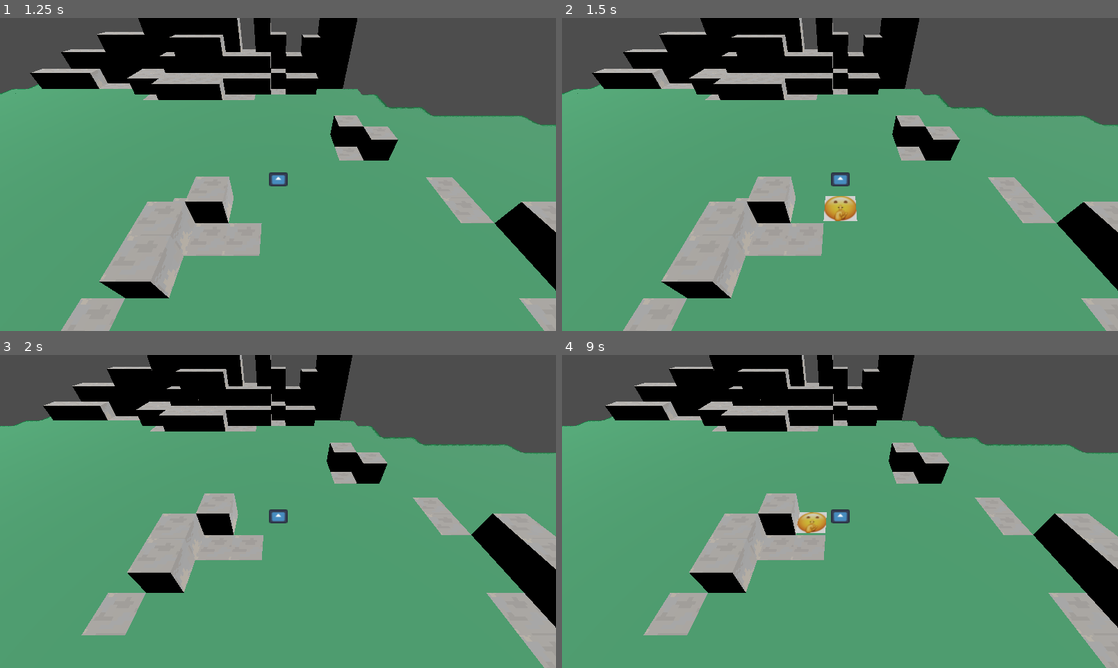
Above: before the commit, frames 1-4 (two rows, left to right).
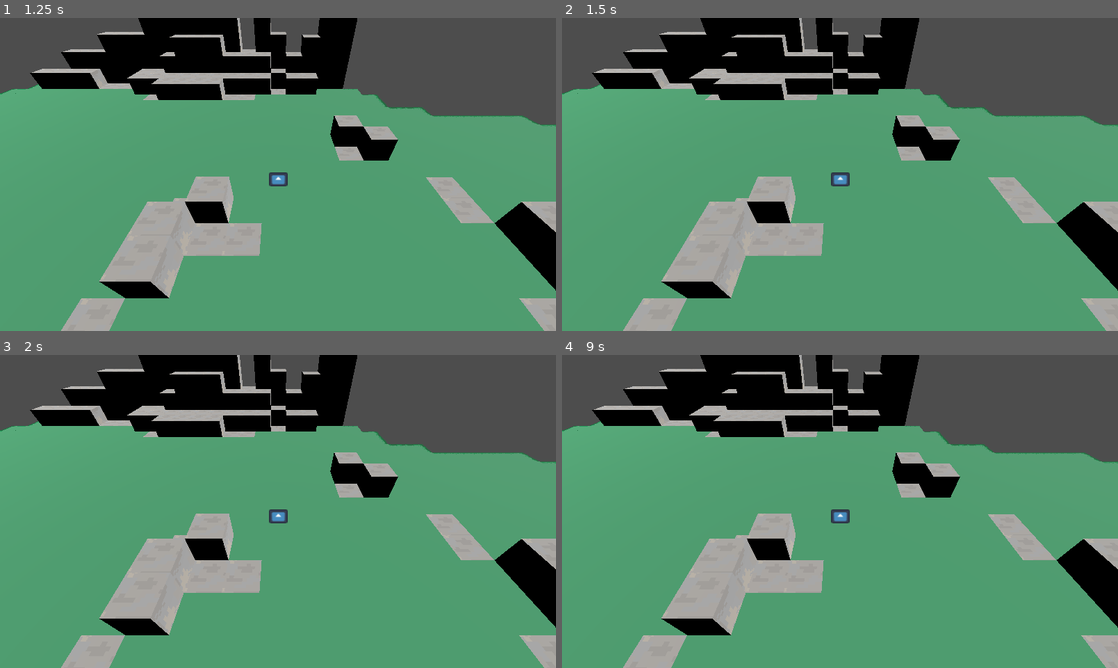
Above: after the commit, the same moments.

Repository: Loaphs/shroomland
Game: Godot game, scene res://Scenes/World/main.tscn
The game is run twice, just before and just after one commit, with the same random seed, the same clock (stepped at 60 frames per second) and the same inputs. The engine's default icon, where the game draws it, is replaced by a stand-in: a white triangle on a blue panel in a dark square.
Inputs:
- Up to frame 1 (1.25 s): tap Enter (ui_accept) at 0.5, 0.77, 0.8, 1.07 s; hold Right (ui_right) from 0.53 s (still down); hold Space (space) from 0.53 s (still down)
- Up to frame 2 (1.5 s): tap Enter (ui_accept) at 1.25, 1.35 s; release Right (ui_right) at 1.28 s; release Space (space) at 1.28 s; hold Down (ui_down) from 1.28 s (still down)
- Up to frame 3 (2 s): keep holding Down (ui_down); tap Enter (ui_accept) at 1.52, 1.82 s; tap Space (space) at 1.55 s
- Up to frame 4 (9 s): tap Enter (ui_accept) at 2, 2.3, 2.75, 3.02, 3.32, 3.5, 4.52, 4.82, 5.3, 5.85, 6.02, 6.32, 6.77, 6.8, 7.07, 7.52, 7.82 s; release Down (ui_down) at 2.03 s; hold Right (ui_right) 2.03-2.78 s; hold Space (space) 2.03-2.78 s; hold Up (ui_up) 2.78-3.53 s; tap Space (space) at 2.85, 4.35, 6.05, 7.35, 8.85 s; hold Enter (ui_accept) 3.53-4.28 s; hold Left (ui_left) 3.53-5.03 s; hold Down (ui_down) 5.03-5.78 s; hold Space (space) 5.03-5.78 s; hold Right (ui_right) 5.78-6.53 s; hold Up (ui_up) 6.53-7.28 s; hold Space (space) 6.53-7.28 s; hold Right (ui_right) 7.28-8.03 s; hold Down (ui_down) 8.03-8.78 s; hold Enter (ui_accept) 8.03-8.78 s; hold Left (ui_left) from 8.78 s (still down)

Frame 1 is identical in both runs. In frame 2, 0.5% of the frame differs, in the area x 47-54%, y 56-65%; in frame 3, 16%; in frame 4, 16%, in the area x 0-100%, y 0-100%.

Commit message:
added folders, finalized border and quality control on grid movement

Diff:
--- a/Scenes/Grid/game_board2.gd
+++ b/Scenes/Grid/game_board2.gd
@@ -1,13 +1,15 @@
 extends Node3D
 
 
-@export var size := Vector2(9, 9)
+@export var size := Vector2(13, 13) 	# HAS TO BE ODD (doesn't have to be, but please make odd)
 @export var cell_size := Vector2(2, 2)
 
 @export var move_speed := .2
 
 var grid_array : PackedVector2Array
 var selected_grid : PackedVector2Array
+var creature_grid : PackedVector2Array
+var used_cells : Array[Vector3i]
 var grid_center := Vector2(floori(size.x/2), floori(size.y/2))
 var grid_world_center : Vector3i
 var cell : Vector2
@@ -18,13 +20,17 @@
 var player : Node3D
 
 var selected_creature
+@export var creatures : Array[Node3D]
 
 
 func _ready():
 	grid = $"../GridMap"
 	player = $"../Character"
 	player.moving = false
+	used_cells = grid.get_used_cells()
 	enter_combat()
+	creatures.append(player)
+
 
 # DECLARES GLOBAL COMBAT
 func enter_combat():
@@ -33,75 +39,98 @@
 
 # CREATES GRID
 func create_grid():
-	# CREATES GRID ARRAY, (9,9), STARTING AT (-4) AND GOING TO (4)
+	# CREATES GRID ARRAY, (9,9), STARTING AT (-4) AND GOING TO (4) (or whatever the size is)
 	for y in size.y:
 		for x in size.x:
 			grid_array.append(Vector2(x, y) - grid_center)
+
 	# SETS THE PLAYER POSITION IN THE GRID TO 0,0, THE CENTER OF THE GRID
 	player.current_grid_position = Vector2.ZERO
+	grid_world_center = to_global(grid.map_to_local(player.position))
+	for creature in creatures:
+		creature_grid.append(Vector2(grid.map_to_local(creature.position).x + grid_world_center.x, grid.map_to_local(creature.position).z + grid_world_center.z))
 
-	# ******* PROBLEM WITH SETTING THE GRID_WORLD_CENTER (NOT CENTERED ON PLAYER, WEIRD INTERACTION WITH PLAYER COORDS)
-
-	# GETS THE GRID CENTER IN GLOBAL COORDINATES
-	grid_world_center = to_global(grid.map_to_local(player.position))
 
 # ADDS MOVEMENT ORDER TO QUEUE
 func add_move_item(item):
 	# CHECKS BOUND ON MOVEMENT ORDERS ACCORDING TO CREATURE TYPE
 	if selected_creature.move_queue.size() <= selected_creature.move_frames - 1:
-		# CHECKS BOUND ON MOVEMENT ORDERS ACCORDING TO GRID SIZE
-		total_movement += item
-		if grid_array.has(total_movement + selected_creature.current_grid_position):
-			selected_creature.move_queue.append(item) # ADDS MOVEMENT ITEM (VECTOR2.[DIRECTION])
-			if !selected_grid.is_empty():
-				selected_grid.append(selected_grid[selected_grid.size() - 1] + item)
+			# CHECKS BOUND ON MOVEMENT ORDERS ACCORDING TO GRID SIZE AND LEVEL DESIGN
+			total_movement += item
+			var final_position = total_movement + selected_creature.current_grid_position
+			var final_cell = Vector3i(final_position.x, 0, final_position.y)
+			if used_cells.has(final_cell):
+				print(creature_grid)
+				if used_cells.has(final_cell + Vector3i.UP) or creature_grid.has(final_position):
+					print('obstacle in the way')
+					total_movement -= item
+				else:
+					if grid_array.has(final_position):
+						selected_creature.move_queue.append(item) # ADDS MOVEMENT ITEM (VECTOR2.[DIRECTION])
+						if !selected_grid.is_empty():
+							selected_grid.append(selected_grid[selected_grid.size() - 1] + item)
+						else:
+							selected_grid.append(selected_creature.current_grid_position + item)
+
+						# CREATES TEMPORARY VECTOR3 WHERE "CURSOR" IS, HIGHLIGHTING EACH SELECTED GRIDMAP ITEM
+						var temp_cell = Vector3i(selected_grid[selected_grid.size() - 1].x, 1, selected_grid[selected_grid.size() - 1].y)
+						grid.set_cell_item(temp_cell, 6)
+					else:
+						print('out of grid range')
+						total_movement -= item
 			else:
-				selected_grid.append(selected_creature.current_grid_position + item)
-
-			# CREATES TEMPORARY VECTOR3 WHERE "CURSOR" IS, HIGHLIGHTING EACH SELECTED GRIDMAP ITEM
-			var temp_cell = Vector3i(selected_grid[selected_grid.size() - 1].x, 1, selected_grid[selected_grid.size() - 1].y)
-			grid.set_cell_item(temp_cell, 6)
-		else:
-			print('out of grid range')
-			total_movement -= item
-
+				print('out of boundary')
+				total_movement -= item
 	else:
 		print('out of move frames')
 
-# MOVE COMMAND, BOTH TO INITIATE MOVEMENT SEQUENCE AND FOLLOW MOVEMENT QUEUE
-func move(creature):
+# ALLOW MOVE ORDERS
+func set_move(creature):
 	selected_creature = creature
 	if !selected_creature.moving: # INITIATE MOVEMENT SEQUENCE
 		print('start')
 		selected_creature.moving = true
 	else:
-		for item in selected_creature.move_queue: # FOLLOW MOVEMENT QUEUE
-			selected_creature.position.x += item.x * cell_size.x
-			selected_creature.position.z += item.y * cell_size.y
-			selected_creature.current_grid_position += item # ADDS EACH ITEM TO CURRENT GRID POSITION
-			print('moving')
+		print('already moving')
 
-			#CLEAR "SELECTED" TILES
+# INITIATE MOVE SEQUENCE
+func move():
+	var last_position = selected_creature.current_grid_position
+	for item in selected_creature.move_queue: # FOLLOW MOVEMENT QUEUE
+		selected_creature.position.x += item.x * cell_size.x
+		selected_creature.position.z += item.y * cell_size.y
+		selected_creature.current_grid_position += item # ADDS EACH ITEM TO CURRENT GRID POSITION
+		print('moving')
+
+		#CLEAR "SELECTED" TILES
+		if !selected_grid.is_empty():
 			grid.set_cell_item(Vector3i(selected_grid[0].x, 1, selected_grid[0].y), -1)
 			selected_grid.remove_at(0)
 
-			await get_tree().create_timer(move_speed).timeout # CHANGES MOVE SPEED
+		await get_tree().create_timer(move_speed).timeout # CHANGES MOVE SPEED
 
-		# RESET ARRAYS
-		print('clear')
-		selected_grid.clear()
-		selected_creature.move_queue.clear()
-		total_movement = Vector2.ZERO
+	# RESET ARRAYS
+	print('clear')
+	selected_grid.clear()
+	selected_creature.move_queue.clear()
+	total_movement = Vector2.ZERO
 
-		print(selected_creature.current_grid_position)
 
-		# END MOVE SEQUENCE
-		selected_creature.moving = false
+	print(creature_grid)
+	print(last_position)
+	creature_grid.remove_at(creature_grid.find(last_position))
+	creature_grid.append(selected_creature.current_grid_position)
+	print(creature_grid)
+
+	# END MOVE SEQUENCE
+	selected_creature.moving = false
 
 # HANDLES ALL INPUT (DUE TO TURN BASED, NO NEED FOR _process() (FRAME UPDATES)
 func _unhandled_input(event):
 	if event.is_action_pressed("space"): # INITIATE MOVE SEQUENCE
-		move(player)
+		set_move(player)
+	if event.is_action_pressed("ui_accept") and selected_creature:
+		move()
 
 	if selected_creature != null:
 		if selected_creature.moving: # ADD MOVE ORDER TO QUEUE
--- a/project.godot
+++ b/project.godot
@@ -30,6 +30,11 @@
 
 project/assembly_name="ccg_poc_shroomland"
 
+[editor]
+
+version_control/plugin_name="GitPlugin"
+version_control/autoload_on_startup=true
+
 [input]
 
 ui_accept={
Not shown, added: Scenes/Organisms/Creatures/creatures_placeholder.txt
Not shown, added: Scenes/UI/ui_placeholder.txt
Not shown, added: Scripts/UI/ui_placeholder.txt
Not shown, added: Sprites/Cards/card_placeholder.txt
Not shown, added: addons/godot-git-plugin/git_plugin.gdextension.uid
Not shown, added: addons/godot-git-plugin/plugin.cfg
Not shown, added: addons/godot-git-plugin/LICENSE
Not shown, added: addons/godot-git-plugin/THIRDPARTY.md
Not shown, added: addons/godot-git-plugin/git_plugin.gdextension
Not shown, added: addons/godot-git-plugin/linux/libgit_plugin.linux.editor.x86_64.so
Not shown, added: addons/godot-git-plugin/macos/libgit_plugin.macos.editor.universal.dylib
Not shown, added: addons/godot-git-plugin/win64/libgit_plugin.windows.editor.x86_64.dll
(and 3 more such lines)
